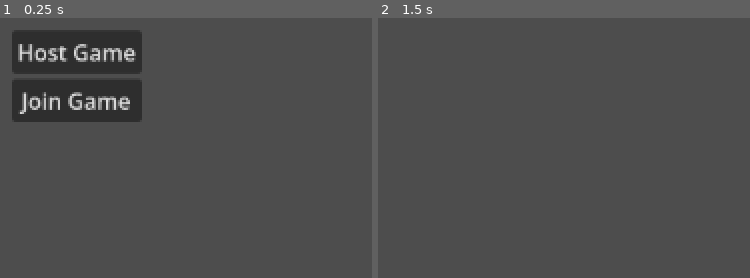
Above: before the commit, frames 1-2 (left to right).
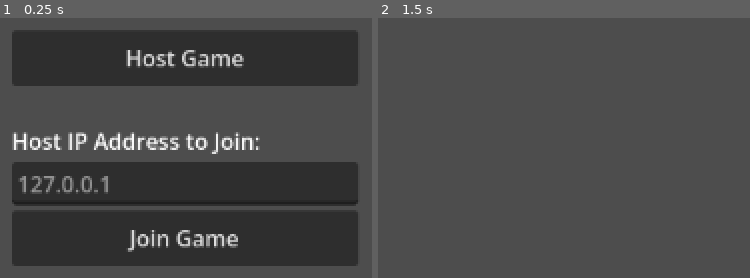
Above: after the commit, the same moments.

Repository: travist89/SpearMan
Game: Godot game, scene res://World.tscn
The game is run twice, just before and just after one commit, with the same random seed, the same clock (stepped at 60 frames per second) and the same inputs. Before the commit the project has no main scene; this scene is started directly in both runs.
Inputs (mouse positions are in pixels of both pictures, inside the frame that each line leads up to):
- Up to frame 1 (0.25 s): no input
- Up to frame 2 (1.5 s): click "Join Game" at 0.5 s; tap Enter (ui_accept) at 1.25 s; move the mouse to (outside the picture) at 1.27 s; press the mouse at (outside the picture) at 1.28 s; hold Right (ui_right) from 1.28 s (still down)

The runs differ from the first frame. In frame 1, 55% of the frame differs, in the area x 3-97%, y 4-96%; in frame 2, nothing differs.

Commit message:
Fix export error by removing Enemy.tscn broken ref, set main scene to World.tscn, configure export_presets, and add IP input UI in World.gd

Diff:
--- a/Enemy.tscn
+++ /dev/null
@@ -1,48 +0,0 @@
-[gd_scene format=3 uid="uid://db42amv7s7ll0"]
-
-[ext_resource type="Script" path="res://Cat.gd" id="1_enemy"]
-
-[sub_resource type="CapsuleShape3D" id="CapsuleShape3D_e"]
-
-[sub_resource type="StandardMaterial3D" id="StandardMaterial3D_e"]
-albedo_color = Color(0.6, 0.4, 0.2, 1)
-
-[sub_resource type="CapsuleMesh" id="CapsuleMesh_e"]
-material = SubResource("StandardMaterial3D_e")
-
-[sub_resource type="StandardMaterial3D" id="StandardMaterial3D_eye"]
-albedo_color = Color(0, 0, 0, 1)
-
-[sub_resource type="BoxMesh" id="BoxMesh_eye"]
-material = SubResource("StandardMaterial3D_eye")
-size = Vector3(0.2, 0.1, 0.2)
-
-[sub_resource type="SceneReplicationConfig" id="SceneReplicationConfig_e"]
-properties/0/path = NodePath(".:position")
-properties/0/spawn = true
-properties/0/replication_mode = 1
-properties/1/path = NodePath(".:rotation")
-properties/1/spawn = true
-properties/1/replication_mode = 1
-
-[node name="Enemy" type="CharacterBody3D" unique_id=1596423573]
-script = ExtResource("1_enemy")
-
-[node name="CollisionShape3D" type="CollisionShape3D" parent="." unique_id=2063562119]
-transform = Transform3D(1, 0, 0, 0, 1, 0, 0, 0, 1, 0, 1, 0)
-shape = SubResource("CapsuleShape3D_e")
-
-[node name="MeshInstance3D" type="MeshInstance3D" parent="." unique_id=830469456]
-transform = Transform3D(1, 0, 0, 0, 1, 0, 0, 0, 1, 0, 1, 0)
-mesh = SubResource("CapsuleMesh_e")
-
-[node name="EyeLeft" type="MeshInstance3D" parent="." unique_id=1499916195]
-transform = Transform3D(1, 0, 0, 0, 1, 0, 0, 0, 1, -0.2, 1.5, -0.4)
-mesh = SubResource("BoxMesh_eye")
-
-[node name="EyeRight" type="MeshInstance3D" parent="." unique_id=772526261]
-transform = Transform3D(1, 0, 0, 0, 1, 0, 0, 0, 1, 0.2, 1.5, -0.4)
-mesh = SubResource("BoxMesh_eye")
-
-[node name="MultiplayerSynchronizer" type="MultiplayerSynchronizer" parent="." unique_id=2032739370]
-replication_config = SubResource("SceneReplicationConfig_e")
--- a/World.gd
+++ b/World.gd
@@ -165,9 +165,27 @@
 	connection_ui = VBoxContainer.new()
 	canvas.add_child(connection_ui)
 	connection_ui.position = Vector2(20, 100)
+
+	# Add some basic sizing to make sure everything is visible
+	connection_ui.custom_minimum_size = Vector2(250, 0)
+
 	var host_btn = Button.new(); host_btn.text = "Host Game"
+	host_btn.custom_minimum_size = Vector2(0, 40)
 	host_btn.pressed.connect(start_host); connection_ui.add_child(host_btn)
+
+	var spacer = Control.new()
+	spacer.custom_minimum_size = Vector2(0, 20)
+	connection_ui.add_child(spacer)
+
+	var ip_label = Label.new(); ip_label.text = "Host IP Address to Join:"
+	connection_ui.add_child(ip_label)
+
+	var ip_input = LineEdit.new(); ip_input.placeholder_text = "127.0.0.1"; ip_input.name = "IPInput"
+	ip_input.custom_minimum_size = Vector2(0, 30)
+	connection_ui.add_child(ip_input)
+
 	var join_btn = Button.new(); join_btn.text = "Join Game"
+	join_btn.custom_minimum_size = Vector2(0, 40)
 	join_btn.pressed.connect(start_join); connection_ui.add_child(join_btn)
 
 	# Menu for Seed Entry
@@ -230,7 +248,13 @@
 # Client joins a host
 func start_join():
 	if peer.get_connection_status() != MultiplayerPeer.CONNECTION_DISCONNECTED: return
-	peer.create_client("127.0.0.1", 13579) # Connect to localhost
+
+	var ip = "127.0.0.1"
+	var ip_input_node = connection_ui.get_node_or_null("IPInput")
+	if ip_input_node and ip_input_node.text.strip_edges() != "":
+		ip = ip_input_node.text.strip_edges()
+
+	peer.create_client(ip, 13579)
 	multiplayer.multiplayer_peer = peer
 
 	connection_ui.visible = false
--- a/project.godot
+++ b/project.godot
@@ -11,8 +11,13 @@
 [application]
 
 config/name="TestVibeGame"
+run/main_scene="uid://bqkgrox02hxmd"
 config/features=PackedStringArray("4.6", "Forward Plus")
 config/icon="res://icon.svg"
+
+[display]
+
+window/energy_saving/keep_screen_on=false
 
 [input]
 
@@ -26,11 +31,6 @@
 
 3d/physics_engine="Jolt Physics"
 
-[display]
-
-window/vsync/vsync_mode=1
-window/energy_saving/keep_screen_on=false
-
 [rendering]
 
 rendering_device/driver.windows="d3d12"
Not shown, added: export_presets.cfg
